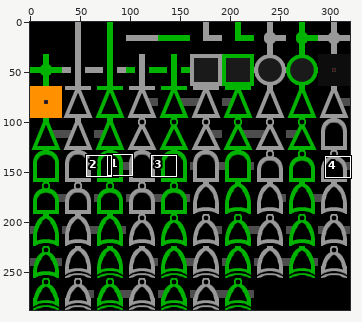
A sprite sheet gets an edit: resources/texturePackNoGrid.png. Above: a wide view before the commit, with the close-up outlined.
Close-up. Earlier state:
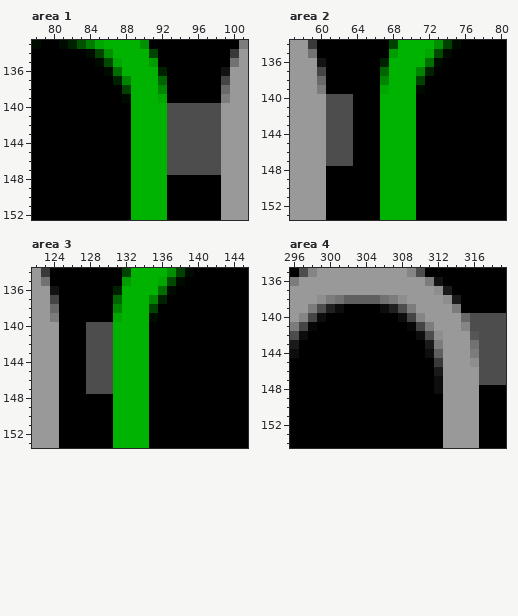
The file is 320x288 pixels. Colours within 5 levels of each other are drawn and written as one. Shown: area 1: x 78..101, y 133..152; area 2: x 57..80, y 134..153; area 3: x 122..145, y 134..153; area 4: x 296..319, y 135..154. The commit also changed other parts of the picture, which this record leaves out.
New version:
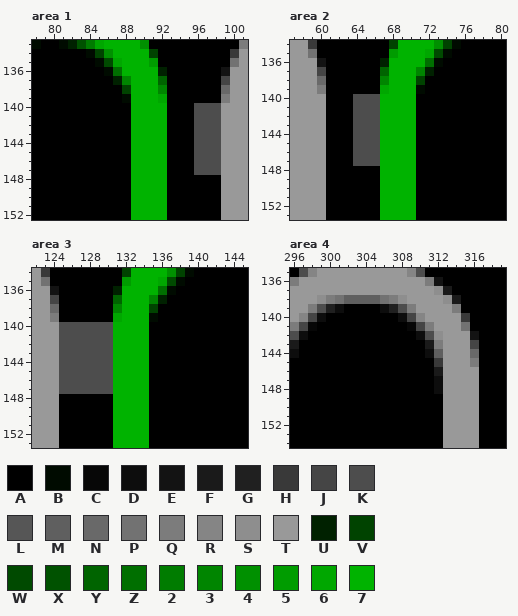
Palette (. is transparent): A #000000  B #000b00  C #070707  D #0d0d0d  E #131313  F #1a1a1a  G #202020  H #393939  J #454545  K #4d4d4d  L #565656  M #5f5f5f  N #696969  P #727272  Q #7c7c7c  R #858585  S #8e8e8e  T #999999  U #002100  V #004300  W #004a00  X #005200  Y #006400  Z #006f00  2 #007c00  3 #008500  4 #009000  5 #009c00  6 #00a700  7 #00b300
The edit:
--- area 1
@@ x 91..97 @@
 139 76AAAAA
-140 77KKKKK
-141 77KKKKK
-142 77KKKKK
-143 77KKKKK
-144 77KKKKK
-145 77KKKKK
-146 77KKKKK
-147 77KKKKK
+140 77AAAKK
+141 77AAAKK
+142 77AAAKK
+143 77AAAKK
+144 77AAAKK
+145 77AAAKK
+146 77AAAKK
+147 77AAAKK
 148 77AAAAA
--- area 2
@@ x 59..68 @@
 139 TQAAAAAA67
-140 TTKKKAAA77
-141 TTKKKAAA77
-142 TTKKKAAA77
-143 TTKKKAAA77
-144 TTKKKAAA77
-145 TTKKKAAA77
-146 TTKKKAAA77
-147 TTKKKAAA77
+140 TTAAAKKK77
+141 TTAAAKKK77
+142 TTAAAKKK77
+143 TTAAAKKK77
+144 TTAAAKKK77
+145 TTAAAKKK77
+146 TTAAAKKK77
+147 TTAAAKKK77
 148 TTAAAAAA77
--- area 3
@@ x 123..129 @@
 139 TQAAAAA
-140 TTAAAKK
-141 TTAAAKK
-142 TTAAAKK
-143 TTAAAKK
-144 TTAAAKK
-145 TTAAAKK
-146 TTAAAKK
-147 TTAAAKK
+140 TTKKKKK
+141 TTKKKKK
+142 TTKKKKK
+143 TTKKKKK
+144 TTKKKKK
+145 TTKKKKK
+146 TTKKKKK
+147 TTKKKKK
 148 TTAAAAA
--- area 4
@@ x 313..319 @@
 139 TQAAAAA
-140 TTNKKKK
-141 TTRKKKK
-142 TTTLKKK
-143 TTTPKKK
-144 TTTQKKK
-145 TTTSKKK
-146 TTTTKKK
-147 TTTTKKK
+140 TTHAAAA
+141 TTPAAAA
+142 TTTEAAA
+143 TTTJAAA
+144 TTTNAAA
+145 TTTQAAA
+146 TTTTAAA
+147 TTTTAAA
 148 TTTTAAA
